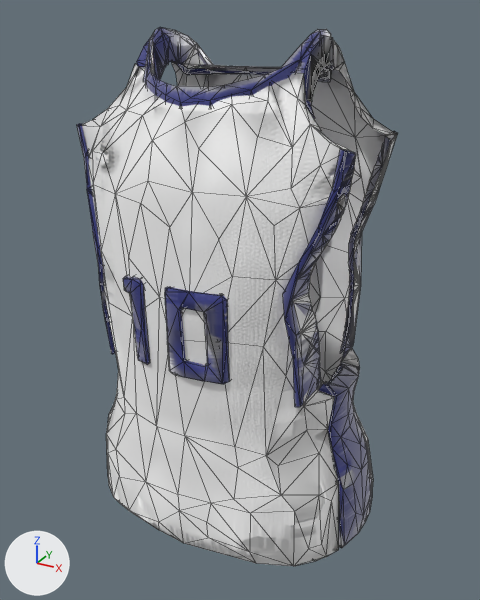
Renders of the glTF model artifacts/mobile/assets/avatar/top_jersey.glb from each side of a commit.
Before and after are seen from a 50 mm lens placed at (0.364, -0.646, 0.854), pointed at (0.008, 0.0, 0.531). Every picture has the same lights, and +X, +Y and +Z are marked at lower left. The picture after the commit comes second. Mesh edges are drawn as thin lines. Vertices at exactly the same position are counted once.

The first picture shows 'top_jersey_0_primary', 'top_jersey_1_secondary', 'top_jersey_2_secondary', 'top_jersey_3_secondary'.
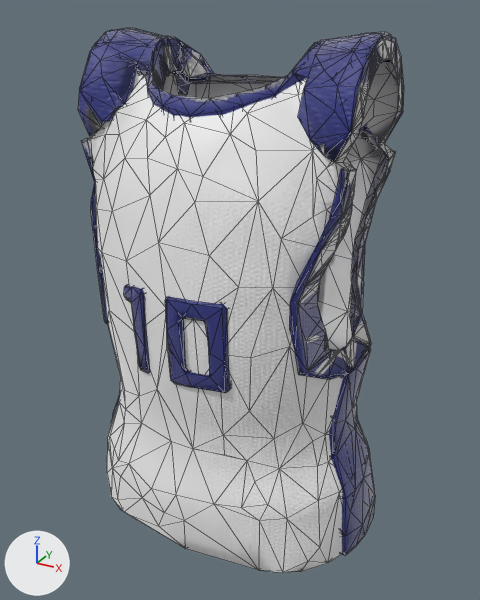
Changed parts and their boxes (x1, y1, x2, y2) in the pictures (480 x 600 px; the box of a moved part takes in the faces that stretch with it):
'top_jersey_0_primary', reshaped: before (82, 40, 397, 566); after (88, 38, 402, 573)
'top_jersey_2_secondary', reshaped (7% shorter): before (77, 27, 398, 407); after (78, 28, 404, 380)
'top_jersey_1_secondary', reshaped: before (137, 34, 372, 548); after (95, 28, 392, 556)
'top_jersey_3_secondary', reshaped: before (123, 276, 230, 384); after (124, 285, 231, 393)
part 1 of me_mesh_0, rebuilt (15% wider, 6% taller): before (82, 63, 356, 566); after (88, 38, 402, 573)
part 2 of me_mesh_0, deleted: before (172, 40, 397, 486)
part 3 of me_mesh_1, rebuilt: before (137, 34, 178, 80); after (95, 28, 181, 90)
part 4 of me_mesh_1, rebuilt: before (295, 36, 335, 119); after (292, 32, 392, 88)
part 5 of me_mesh_1, moved or reshaped: before (318, 361, 372, 548); after (326, 336, 375, 556)
part 6 of me_mesh_2, rebuilt (7% narrower): before (143, 27, 331, 106); after (146, 36, 320, 118)
part 7 of me_mesh_2, rebuilt: before (77, 124, 116, 354); after (82, 138, 108, 323)
part 8 of me_mesh_2, added: after (290, 150, 396, 380)
part 9 of me_mesh_2, added (blue): after (298, 33, 404, 162)
part 10 of me_mesh_2, added (blue): after (78, 28, 190, 136)
part 11 of me_mesh_2, deleted: before (340, 131, 398, 358)
part 12 of me_mesh_2, deleted: before (283, 149, 356, 407)
part 13 of me_mesh_3, rebuilt: before (165, 287, 230, 384); after (165, 296, 231, 393)
part 14 of me_mesh_3, rebuilt: before (123, 276, 150, 365); after (124, 285, 150, 373)

The edits, one by one:
me_mesh_0 is used by ob_top_jersey_0_primary; location (0.0, 0.0, 0.0).
me_mesh_0 had 693 vertices, 957 faces and spanned x -0.178..0.179, y -0.141..0.141, z 0.255..0.824.
me_mesh_0 now has 733 vertices, 1096 faces and spans x -0.185..0.186, y -0.138..0.141, z 0.245..0.83.
me_mesh_0 part 1: the loose piece of 352 vertices spanning x -0.171..0.172, y -0.141..-0.036, z 0.255..0.8 is rebuilt with 733 vertices and now spans x -0.185..0.186, y -0.138..0.141, z 0.245..0.83.
me_mesh_0 part 2: the loose piece of 341 vertices spanning x -0.178..0.179, y 0.034..0.141, z 0.255..0.824 is deleted.
me_mesh_1 is used by ob_top_jersey_1_secondary; location (0.0, 0.0, 0.0).
me_mesh_1 had 648 vertices, 755 faces and spanned x -0.185..0.185, y -0.048..0.046, z 0.255..0.829.
me_mesh_1 now has 697 vertices, 771 faces and spans x -0.188..0.188, y -0.046..0.048, z 0.245..0.834.
me_mesh_1 part 3: the loose piece of 100 vertices spanning x -0.111..-0.078, y -0.036..0.034, z 0.738..0.828 is rebuilt with 131 vertices and now spans x -0.159..-0.079, y -0.034..0.036, z 0.719..0.833.
me_mesh_1 part 4: the loose piece of 97 vertices spanning x 0.076..0.112, y -0.036..0.034, z 0.738..0.829 is rebuilt with 120 vertices and now spans x 0.081..0.161, y -0.034..0.036, z 0.719..0.834.
me_mesh_1 part 5: 1 vertex moved within x 0.136, y 0.045, z 0.348; 227 vertices removed from x 0.112..0.185, y -0.048..0.046, z 0.255..0.486; 204 vertices added at x 0.109..0.188, y -0.046..0.048, z 0.245..0.532.
Other edits to the shape of me_mesh_1 do not show in these pictures.
me_mesh_2 is used by ob_top_jersey_2_secondary; location (0.0, 0.0, 0.0).
me_mesh_2 had 775 vertices, 879 faces and spanned x -0.158..0.158, y -0.106..0.106, z 0.463..0.835.
me_mesh_2 now has 535 vertices, 720 faces and spans x -0.164..0.164, y -0.104..0.103, z 0.486..0.833.
me_mesh_2 part 6: the loose piece of 280 vertices spanning x -0.098..0.098, y -0.095..0.094, z 0.708..0.835 is rebuilt with 146 vertices and now spans x -0.098..0.099, y -0.094..0.096, z 0.691..0.826.
me_mesh_2 part 7: the loose piece of 109 vertices spanning x -0.158..-0.113, y -0.105..-0.029, z 0.463..0.737 is rebuilt with 103 vertices and now spans x -0.164..-0.117, y -0.104..0.102, z 0.486..0.721.
me_mesh_2 part 8: a new loose piece of 104 vertices spanning x 0.119..0.164, y -0.103..0.103, z 0.488..0.719, in mat_secondary.
me_mesh_2 part 9: a new loose piece of 91 vertices spanning x 0.099..0.161, y -0.07..0.095, z 0.715..0.832, in mat_secondary.
me_mesh_2 part 10: a new loose piece of 91 vertices spanning x -0.159..-0.095, y -0.07..0.094, z 0.716..0.833, in mat_secondary.
me_mesh_2 part 11: 131 vertices removed from x 0.113..0.157, y 0.037..0.105, z 0.463..0.73.
me_mesh_2 part 12: 117 vertices removed from x 0.113..0.158, y -0.106..-0.029, z 0.463..0.738.
Other edits to the shape of me_mesh_2 do not show in these pictures.
me_mesh_3 is used by ob_top_jersey_3_secondary; location (0.0, 0.0, 0.0).
me_mesh_3 had 317 vertices, 409 faces and spanned x -0.064..0.064, y -0.14..0.129, z 0.493..0.632.
me_mesh_3 now has 327 vertices, 412 faces and spans x -0.063..0.065, y -0.141..0.133, z 0.483..0.622.
me_mesh_3 part 13: the loose piece of 105 vertices spanning x -0.004..0.064, y -0.14..-0.091, z 0.493..0.597 is rebuilt with 95 vertices and now spans x -0.003..0.065, y -0.141..-0.087, z 0.483..0.587.
me_mesh_3 part 14: the loose piece of 46 vertices spanning x -0.064..-0.033, y -0.137..-0.091, z 0.493..0.597 is rebuilt with 50 vertices and now spans x -0.063..-0.032, y -0.138..-0.088, z 0.483..0.587.
Other edits to the shape of me_mesh_3 do not show in these pictures.
